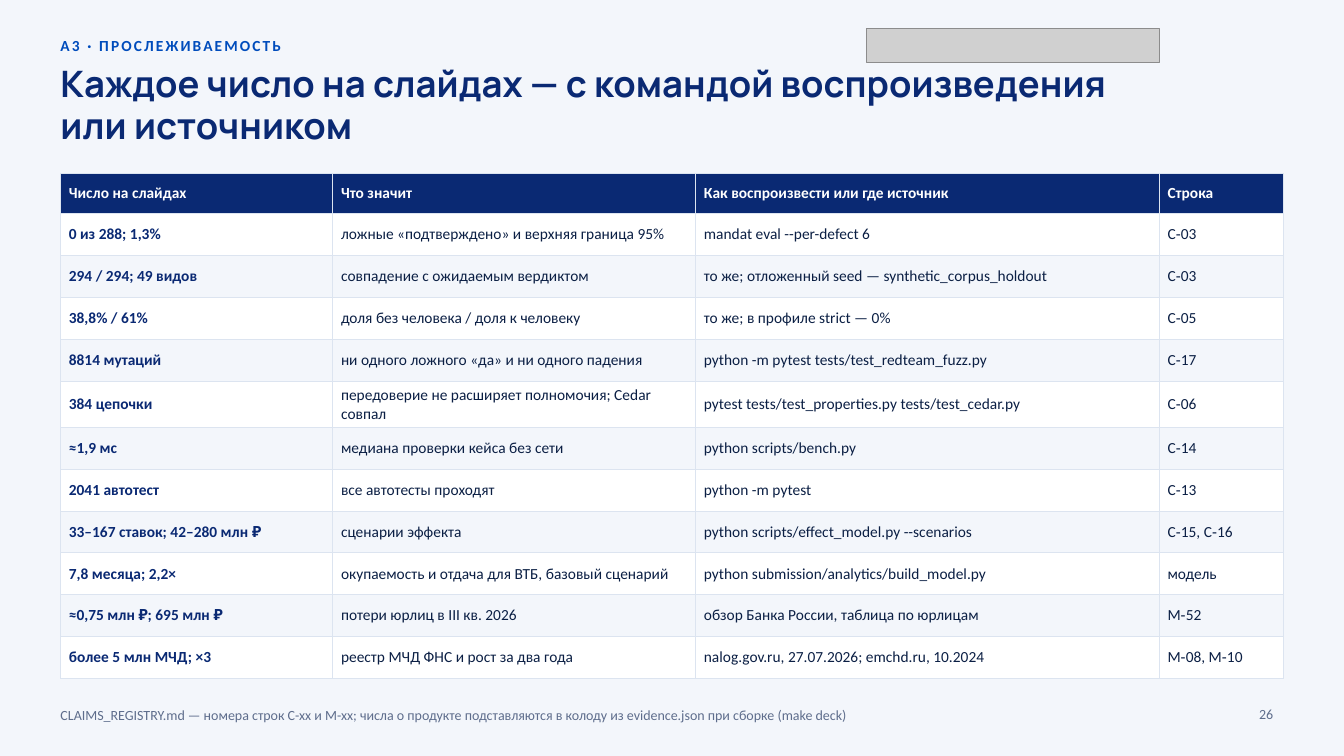
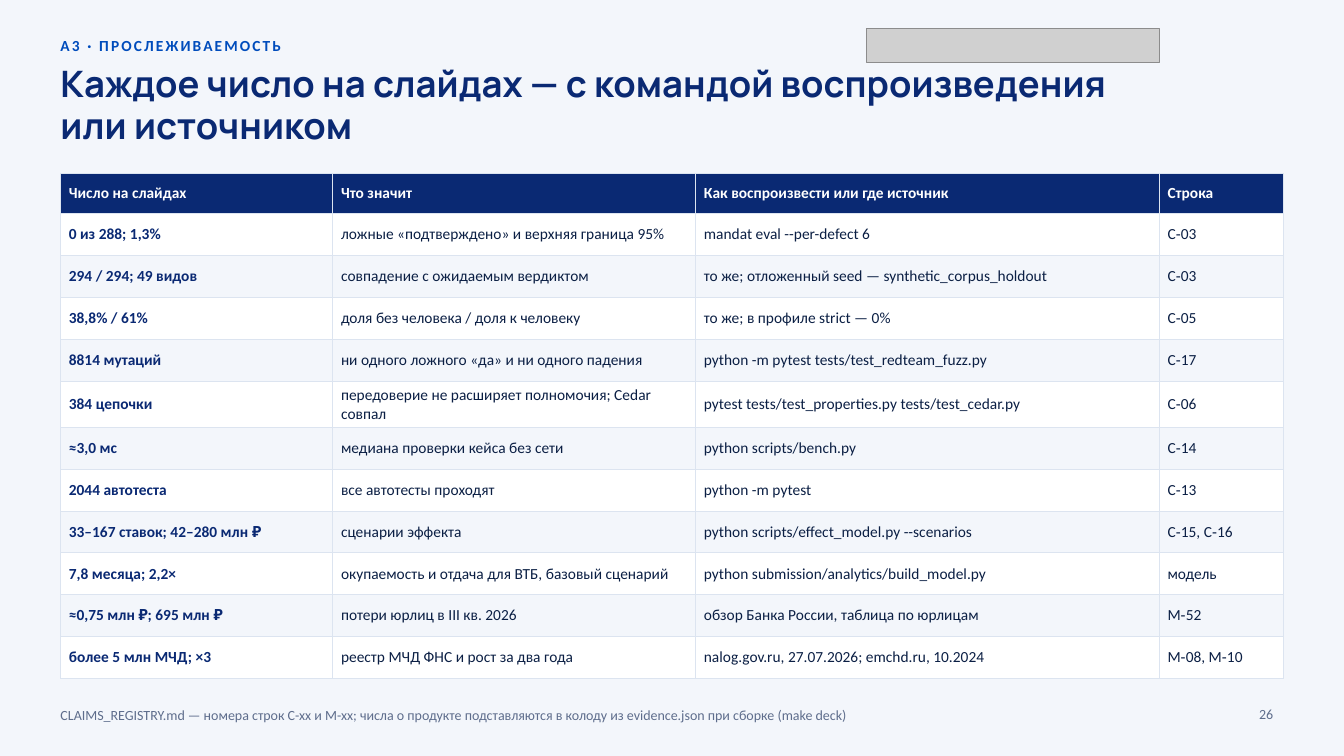
Before and after one commit to KonkovDV/Mandat, a slide deck: slide 26 of submission/slides/Mandat_VTB.pptx. Drawn at 1344x756 pixels with LibreOffice and Linux fonts; fonts in the diff are those of the drawing; grey boxes stand for pictures; background and template pictures are left out. Boxes give left, top, right and bottom in pixels: in the first picture for what was removed or moved away, otherwise in the second. Text is boxed around its words. In the diff, an @@ line names an element or a change of style, - is before the commit and + after.

```diff
--- a/submission/slides/Mandat_VTB.pptx
+++ b/submission/slides/Mandat_VTB.pptx
@@ table at [60, 173, 1284, 669] @@
-row 7, column 1: ≈1,9 мс
+row 7, column 1: ≈3,0 мс
-row 8, column 1: 2041 автотест
+row 8, column 1: 2044 автотеста
```
Also in this commit, not shown: 8 other slides changed, 30 other files.
